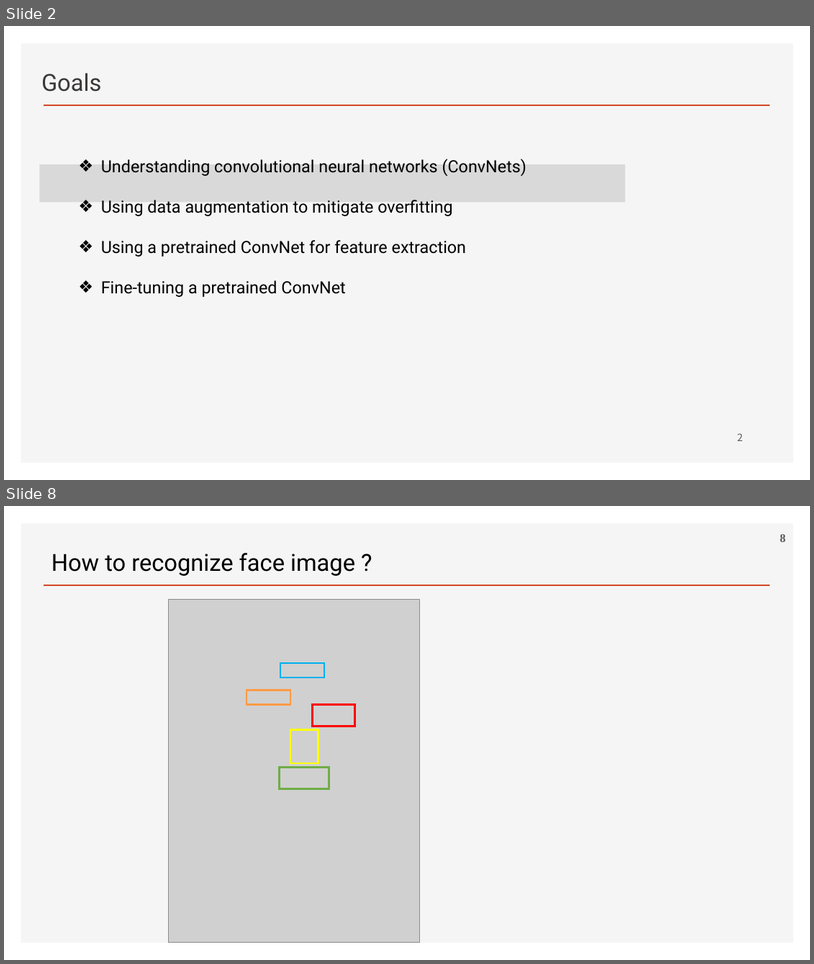
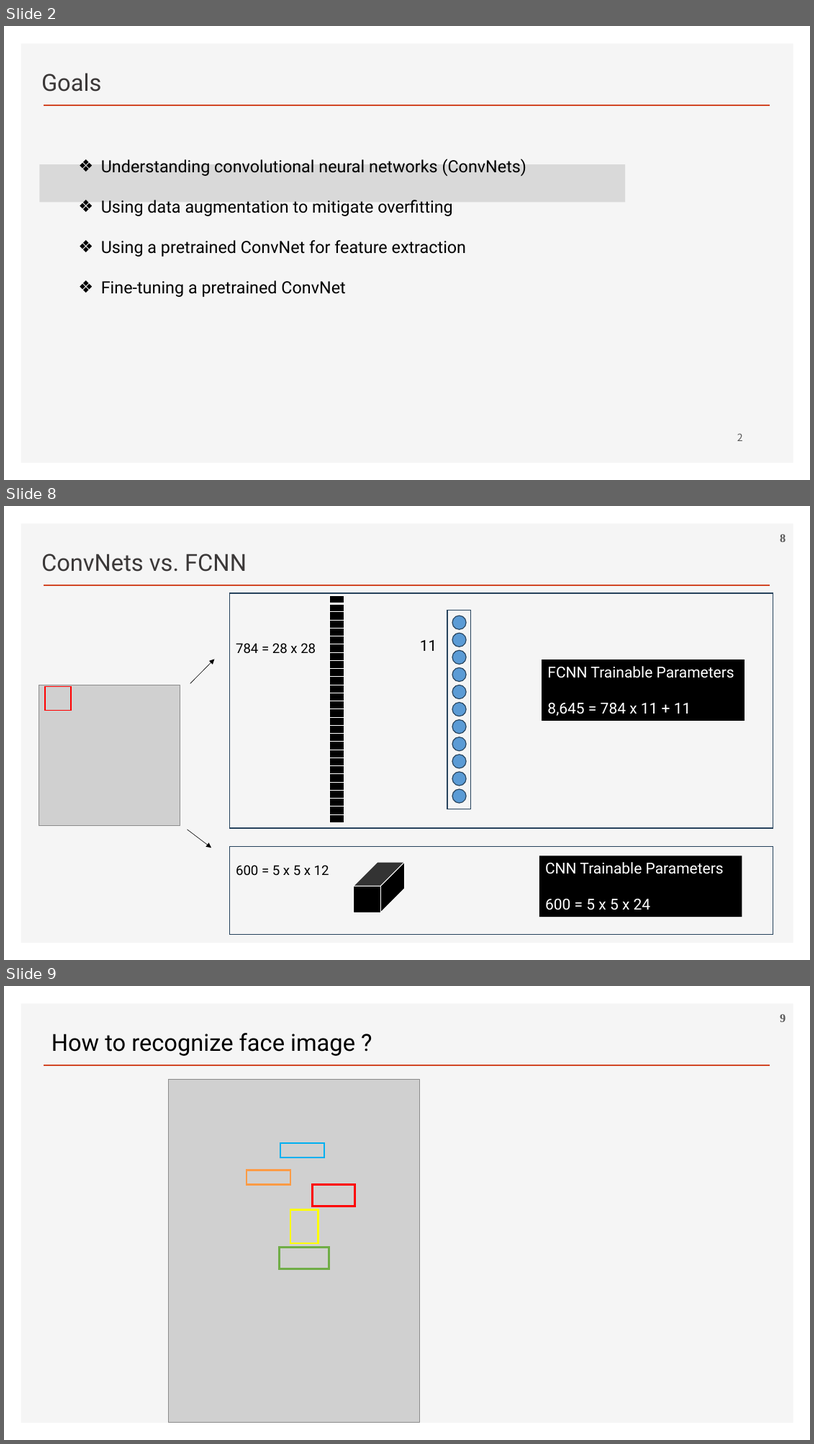
Before and after one commit to ancestor9/2026_Fall_Deep-Learning-with-Python, a slide deck: Chapter 08 Image Classification.pptx. Shown one above the other, each under a label of ours: slides 2 and 8 before the commit, slides 2, 8 and 9 after it; the slides between them are not shown. The pictures are 814x964 and 814x1444 pixels, drawn with LibreOffice and Linux fonts; fonts in the diff are those of the drawing; grey boxes stand for pictures; background and template pictures are left out. Boxes give left, top, right and bottom in pixels: in the first picture for what was removed or moved away, otherwise in the second. Text is boxed around its words. In the diff, an @@ line names an element or a change of style, - is before the commit and + after.

```diff
--- a/Chapter 08 Image Classification.pptx
+++ b/Chapter 08 Image Classification.pptx
@@ slide 8 added at (x1=4, y1=506, x2=810, y2=960), background #FFFFFF; not listed: 2 template elements that a slide beside it also shows @@
@@ page number added at (x1=780, y1=534, x2=786, y2=542), 14 pt, text #595959, bold @@
+8
@@ text added at (x1=41, y1=554, x2=247, y2=572), 28 pt, text #3B3838 @@
+ConvNets vs. FCNN
@@ rectangle added at (x1=230, y1=593, x2=774, y2=828), outline #28445D 1 pt @@
@@ table added at (x1=330, y1=595, x2=344, y2=821), 28 rows, 1 columns @@
+
+
+
+
+
+
+
+
+
+
+
+
+
+
+
+
+
+
+
+
+
+
+
+
+
+
+
+
@@ rectangle added at (x1=448, y1=610, x2=471, y2=809), outline #28445D 1 pt @@
@@ ellipse added at (x1=453, y1=615, x2=467, y2=629), fill #5B9BD5, outline #28445D 1 pt @@
@@ ellipse added at (x1=453, y1=633, x2=467, y2=647), fill #5B9BD5, outline #28445D 1 pt @@
@@ text added at (x1=236, y1=643, x2=316, y2=653), 16 pt, text #000000 @@
+784 = 28 x 28
@@ text added at (x1=420, y1=640, x2=437, y2=651), 18 pt, text #000000 @@
+11
@@ ellipse added at (x1=453, y1=650, x2=467, y2=664), fill #5B9BD5, outline #28445D 1 pt @@
@@ arrow added from (190, 683) to (214, 659), #000000 0.5 pt @@
@@ ellipse added at (x1=453, y1=667, x2=467, y2=682), fill #5B9BD5, outline #28445D 1 pt @@
@@ rectangle added at (x1=543, y1=659, x2=745, y2=721), fill #000000, 18 pt, text #FFFFFF @@
+FCNN Trainable Parameters
+8,645 = 784 x 11 + 11
@@ picture added at (x1=39, y1=685, x2=180, y2=826) @@
@@ rectangle added at (x1=45, y1=686, x2=70, y2=710), outline #FF0000 1.5 pt @@
@@ ellipse added at (x1=453, y1=685, x2=467, y2=699), fill #5B9BD5, outline #28445D 1 pt @@
@@ ellipse added at (x1=453, y1=702, x2=467, y2=716), fill #5B9BD5, outline #28445D 1 pt @@
@@ ellipse added at (x1=453, y1=720, x2=467, y2=734), fill #5B9BD5, outline #28445D 1 pt @@
@@ ellipse added at (x1=453, y1=737, x2=467, y2=751), fill #5B9BD5, outline #28445D 1 pt @@
@@ ellipse added at (x1=453, y1=754, x2=467, y2=768), fill #5B9BD5, outline #28445D 1 pt @@
@@ ellipse added at (x1=453, y1=772, x2=467, y2=785), fill #5B9BD5, outline #28445D 1 pt @@
@@ ellipse added at (x1=453, y1=789, x2=467, y2=803), fill #5B9BD5, outline #28445D 1 pt @@
@@ arrow added from (188, 829) to (211, 848), #000000 0.5 pt @@
@@ rectangle added at (x1=230, y1=847, x2=774, y2=934), outline #28445D 1 pt @@
@@ text added at (x1=236, y1=865, x2=329, y2=875), 16 pt, text #000000 @@
+600 = 5 x 5 x 12
@@ cube added at (x1=354, y1=862, x2=405, y2=913), fill #000000, outline #FFFFFF 1 pt @@
@@ rectangle added at (x1=540, y1=856, x2=742, y2=917), fill #000000, 18 pt, text #FFFFFF @@
+CNN Trainable Parameters
+600 = 5 x 5 x 24
@@ what was slide 8 is now slide 9 @@
```
Also in this commit, not shown: 5 slides changed.
